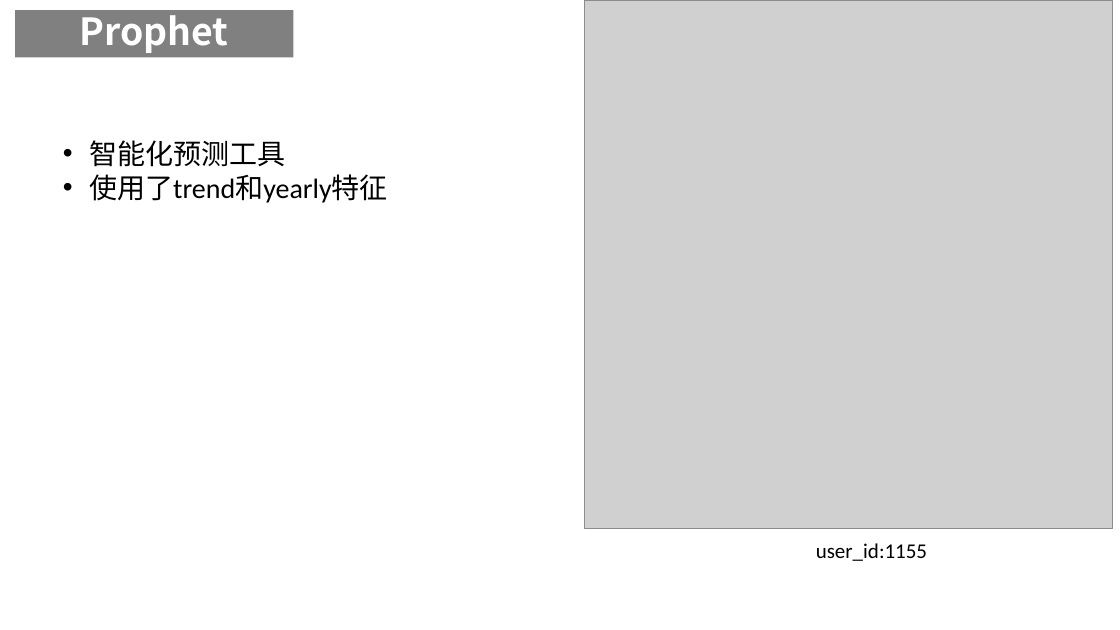
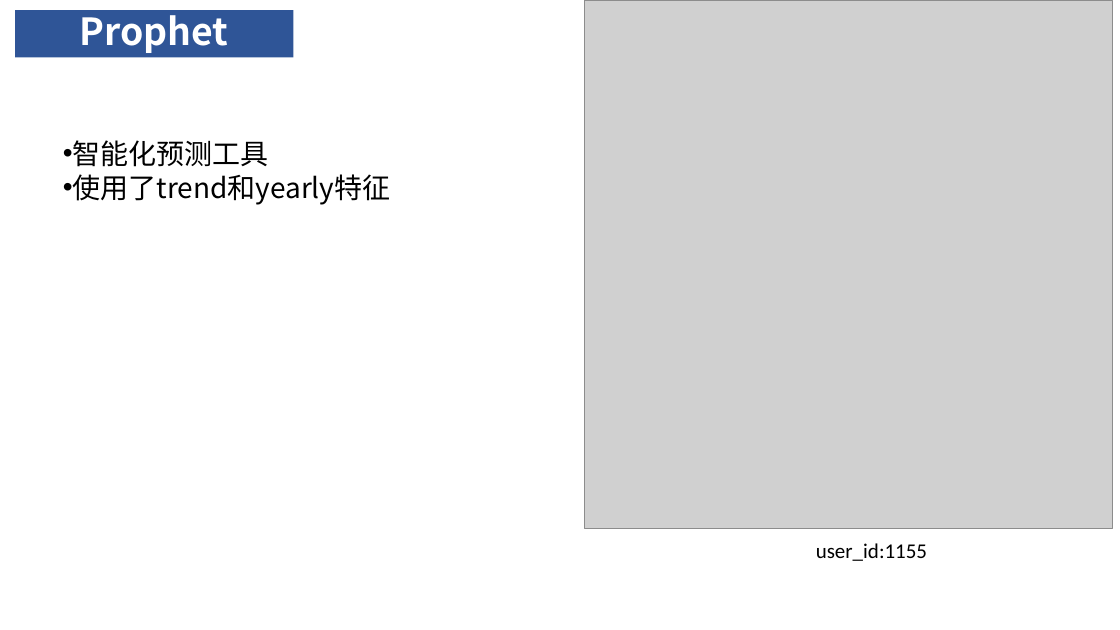
Before and after one commit to lvniqi/tianchi_power, a slide deck: slide 15 of presentation.pptx. Drawn at 1120x630 pixels with LibreOffice and Linux fonts; fonts in the diff are those of the drawing; grey boxes stand for pictures; background and template pictures are left out. Boxes give left, top, right and bottom in pixels: in the first picture for what was removed or moved away, otherwise in the second. Text is boxed around its words. In the diff, an @@ line names an element or a change of style, - is before the commit and + after.

```diff
--- a/presentation.pptx
+++ b/presentation.pptx
@@ rectangle "Prophet" at [15,10,293,57]: fill #808080 to #2F5597 @@
@@ text "智能化预测工具" at [73,140,391,205]: font Calibri to Noto Sans CJK SC; indent changed @@
```
Also in this commit, not shown: 27 other slides changed.
